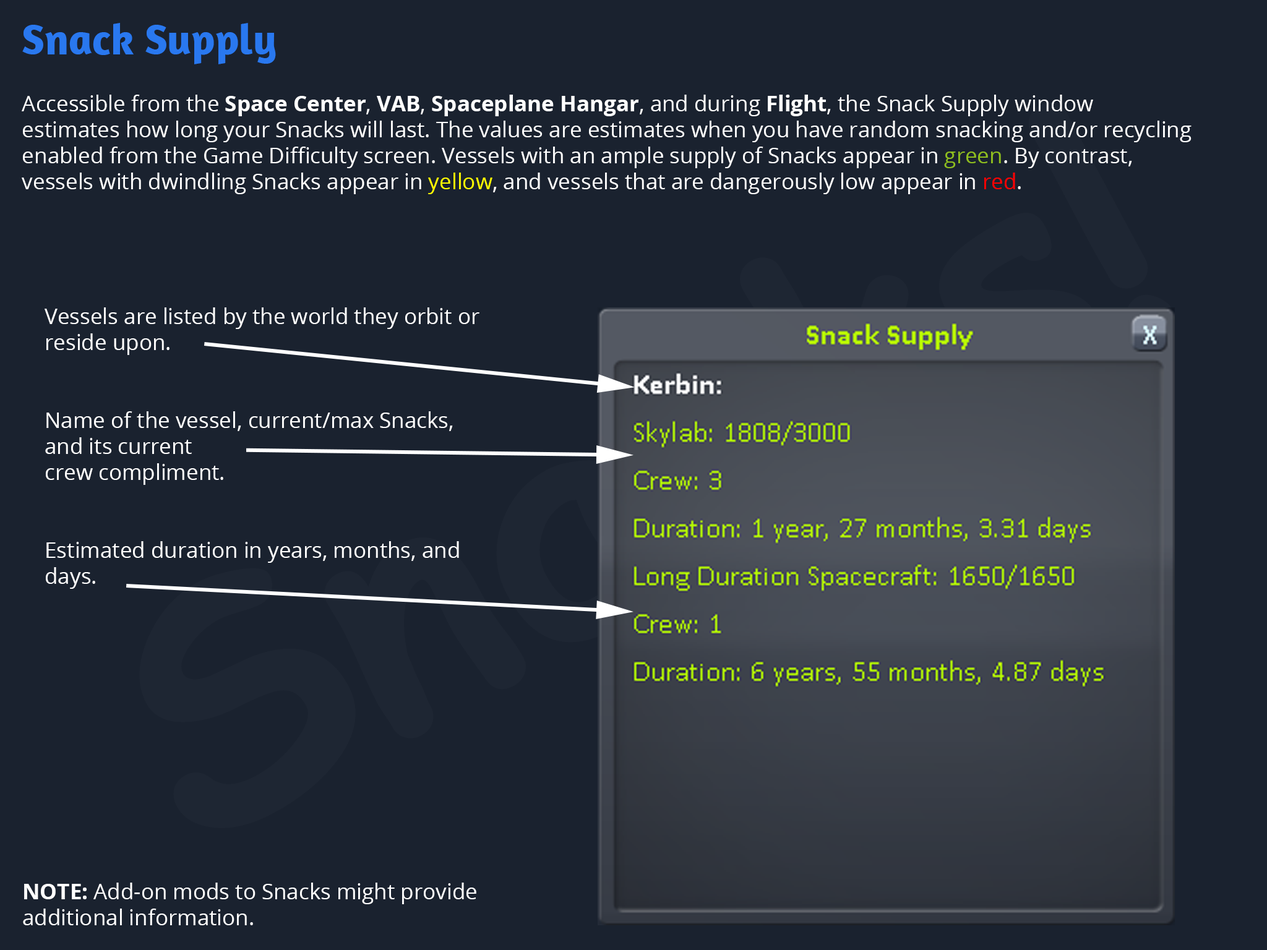
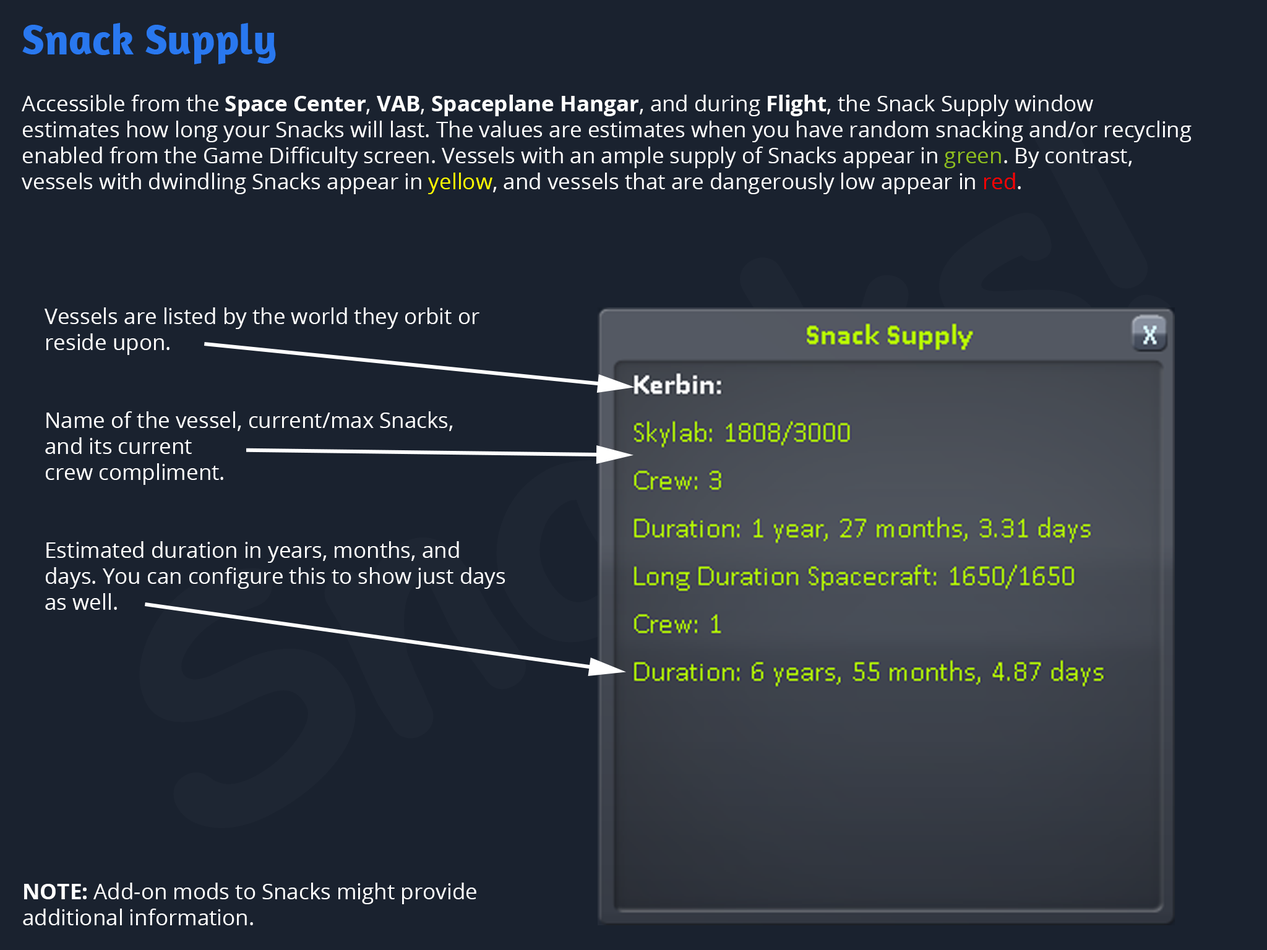
Revision of a layered 1267px x 950px image; what changed, layer by layer:
moved "Shape 3" above "Vessels are listed by the world they orbit or reside upon. Na", painted on it over [126, 583, 634, 677]
painted on "Vessels are listed by the world they orbit or reside upon. Na" over [45, 567, 506, 610]
